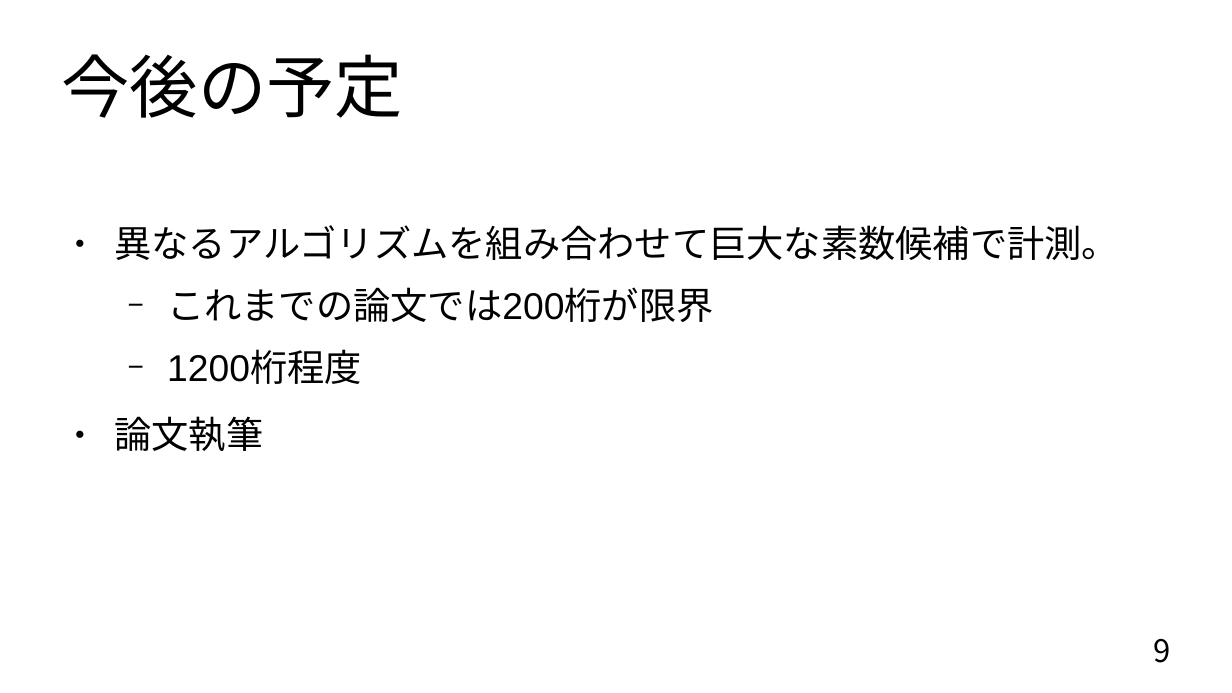
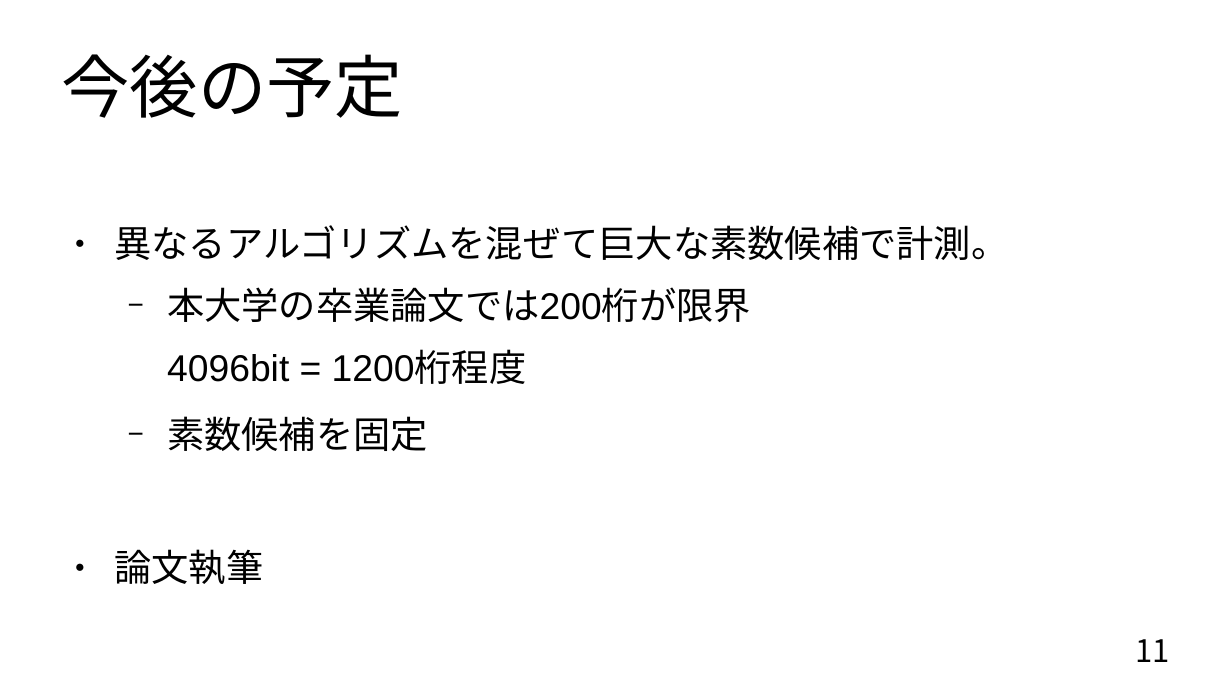
Before and after one commit to donabe8898/prime-test, a slide deck: slide 11 of 2中間発表.odp (slide 9 before the commit). Drawn at 1232x693 pixels with LibreOffice and Linux fonts; fonts in the diff are those of the drawing. Boxes give left, top, right and bottom in pixels: in the first picture for what was removed or moved away, otherwise in the second. Text is boxed around its words. In the diff, an @@ line names an element or a change of style, - is before the commit and + after.

```diff
--- a/2中間発表.odp
+++ b/2中間発表.odp
@@ text at (114,225,1008,451): text changed @@
-● 異なるアルゴリズムを組み合わせて巨大な素数候補で計測。
-  − これまでの論文では200桁が限界
-  − 1200桁程度
+● 異なるアルゴリズムを混ぜて巨大な素数候補で計測。
+  − 本大学の卒業論文では200桁が限界
+  4096bit = 1200桁程度
+  − 素数候補を固定
@@ page number at (1136,639,1170,662): text changed @@
-9
+11
```
Also in this commit, not shown: 8 other slides changed, 3 slides added, 5 other files.
